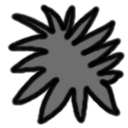
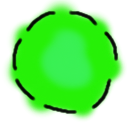
Before/after of a (128, 128) layered artwork. What changed in the layer stack:
added layer "Contour" above "Calque de dessin 4" over [2, 0, 127, 125]
added layer "Calque de dessin 4" above "adepte" over [2, 0, 127, 125]
moved "Calque de dessin 1" into group "adepte" over [2, 0, 127, 125]
moved "Calque de dessin 2" into group "adepte" over [2, 0, 127, 125]
